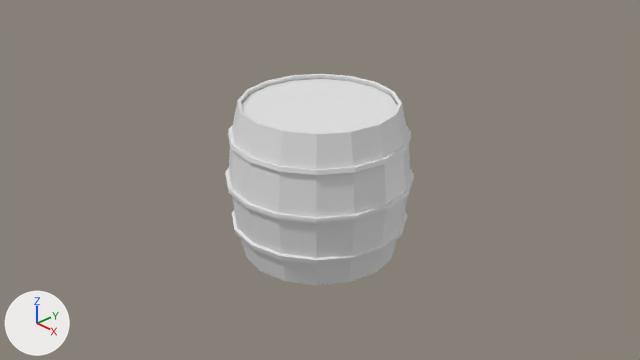
The Blender file Learning/barrel.blend, before and after one commit.
Rendered twice from the file's camera 'Camera'. Every picture has the same lights, and +X, +Y and +Z are marked at lower left.

Objects in the first picture: 'Body', 'Lid', 'Ring'.
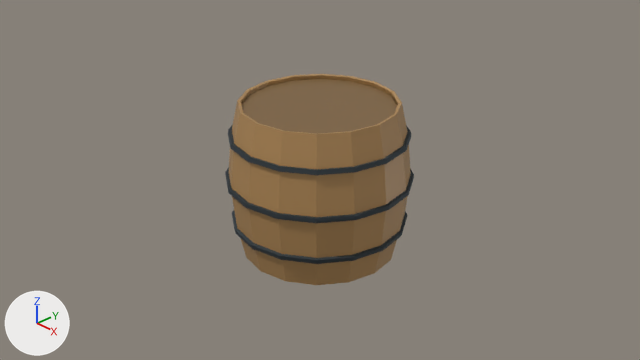
Commit message: Add wood and steel materials to the barrel

Diff of the bpy script that builds the scene:
```diff
--- a/Learning/barrel.blend.py
+++ b/Learning/barrel.blend.py
@@ mat_steel @@
+mat_steel = principled_material('Steel')
+mat_steel.base_color = (0.0908, 0.112, 0.127)  # dark grey #555e64
+mat_steel.metallic = 1.0
+mat_steel.roughness = 0.8
@@ mat_dark_wood @@
+mat_dark_wood = principled_material('Dark Wood')
+mat_dark_wood.base_color = (0.209, 0.122, 0.0467)  # brown #7e623d
@@ mat_wood @@
+mat_wood = principled_material('Wood')
+mat_wood.base_color = (0.418, 0.238, 0.0887)  # brown #ad8654
@@ me_cylinder_001 @@
 me_cylinder_001.from_pydata(...)  # 128 vertices, 65 faces; spans x -1.15..1.15, y -1.15..1.15, z -1.0..1.0
+me_cylinder_001.materials.append(mat_wood)  # brown #ad8654
@@ me_cylinder_003 @@
 me_cylinder_003.from_pydata(...)  # 16 vertices, 1 face; spans x -0.96..0.96, y -0.96..0.96, z 0.94
+me_cylinder_003.materials.append(mat_dark_wood)  # brown #7e623d
@@ me_cylinder_002 @@
 me_cylinder_002.from_pydata(...)  # 112 vertices, 64 faces; spans x -1.15..1.15, y -1.15..1.15, z -0.61..0.61
+me_cylinder_002.materials.append(mat_steel)  # dark grey #555e64
```

Location of each change, [x1, y1, x2, y2] in pixels of the pictures (640 x 360 px):
'Body', recoloured (grey to brown): [229, 74, 411, 285] in both
'Lid', recoloured (white to brown): [241, 79, 397, 134] in both
'Ring', recoloured: [225, 125, 414, 264] in both
